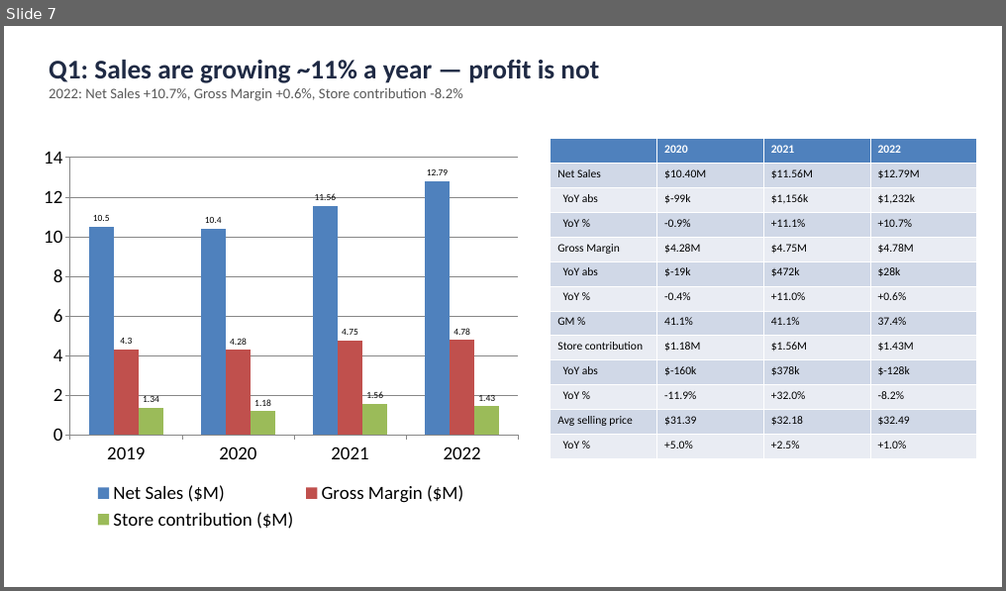
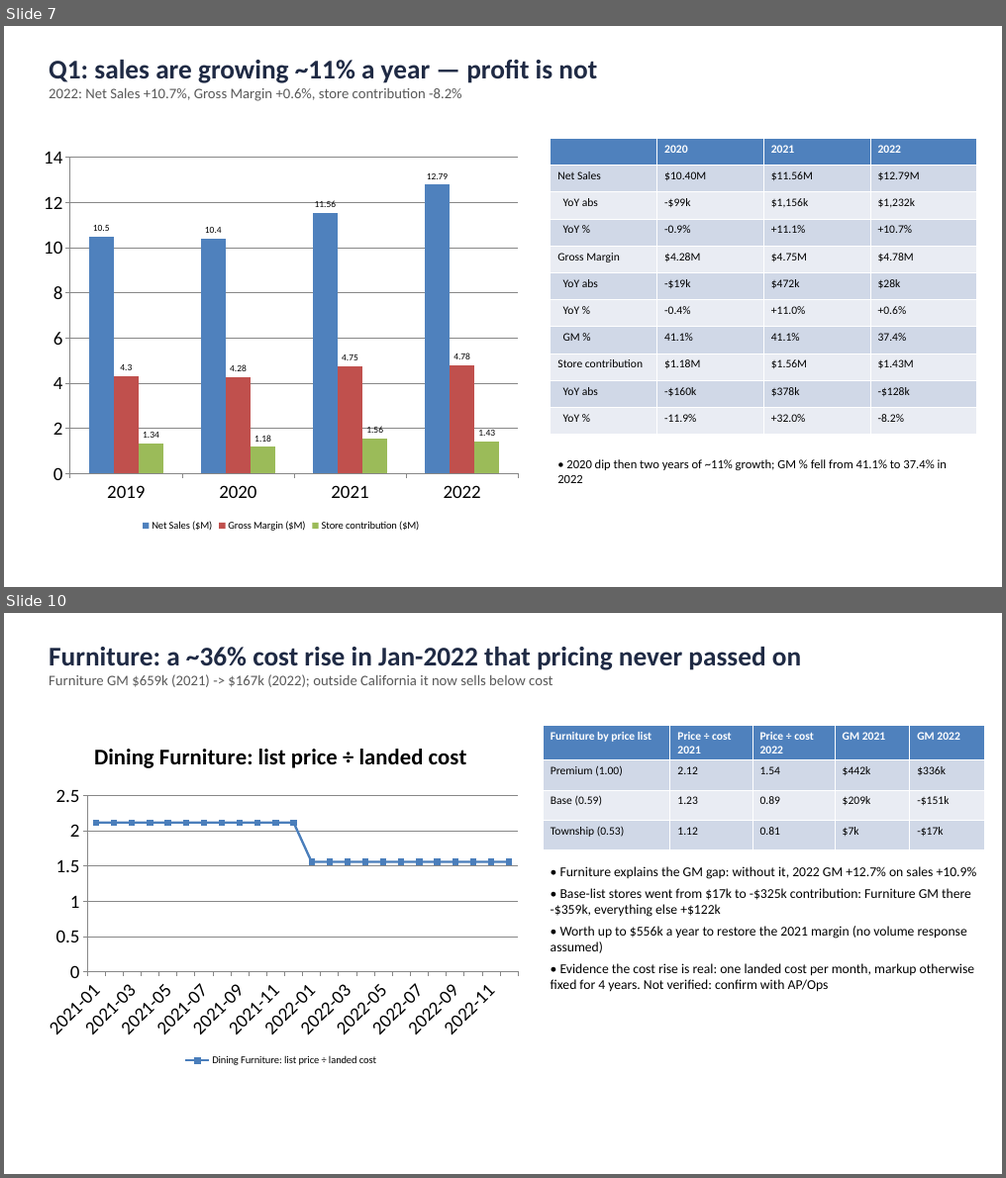
Before and after one commit to GaetyCodes/dbt-test-assignment, a slide deck: deliverables/ceo_sales_review.pptx. Shown one above the other, each under a label of ours: slide 7 before the commit, slides 7 and 10 after it; the slides between them are not shown. The pictures are 1006x591 and 1006x1178 pixels, drawn with LibreOffice and Linux fonts; fonts in the diff are those of the drawing. Boxes give left, top, right and bottom in pixels: in the first picture for what was removed or moved away, otherwise in the second. Text is boxed around its words. In the diff, an @@ line names an element or a change of style, - is before the commit and + after.

```diff
--- a/deliverables/ceo_sales_review.pptx
+++ b/deliverables/ceo_sales_review.pptx
@@ slide 10 added at [4,613,1002,1174], background #FFFFFF @@
@@ text added at [49,647,801,687], 14 pt, text #595959 @@
+Furniture: a ~36% cost rise in Jan-2022 that pricing never passed on
+Furniture GM $659k (2021) -> $167k (2022); outside California it now sells below cost
@@ line chart added at [34,725,528,1069] @@
+title "Dining Furniture: list price ÷ landed cost"
+categories: 2021-01, 2021-02, 2021-03, 2021-04, 2021-05, 2021-06, 2021-07, 2021-08, 2021-09, 2021-10, 2021-11, 2021-12, 2022-01, 2022-02, 2022-03, 2022-04, 2022-05, 2022-06, 2022-07, 2022-08, 2022-09, 2022-10, 2022-11, 2022-12
+Dining Furniture: list price ÷ landed cost: 2.12, 2.12, 2.12, 2.12, 2.12, 2.12, 2.12, 2.12, 2.12, 2.12, 2.12, 2.12, 1.56, 1.56, 1.56, 1.56, 1.56, 1.56, 1.56, 1.56, 1.56, 1.56, 1.56, 1.56
@@ table added at [543,725,985,845], 4 rows, 5 columns @@
+Furniture by price list | Price ÷ cost 2021 | Price ÷ cost 2022 | GM 2021 | GM 2022
+Premium (1.00) | 2.12 | 1.54 | $442k | $336k
+Base (0.59) | 1.23 | 0.89 | $209k | -$151k
+Township (0.53) | 1.12 | 0.81 | $7k | -$17k
@@ text added at [550,866,977,992], 13 pt, text #000000 @@
+• Furniture explains the GM gap: without it, 2022 GM +12.7% on sales +10.9%
+• Base-list stores went from $17k to -$325k contribution: Furniture GM there -$359k, everything else +$122k
+• Worth up to $556k a year to restore the 2021 margin (no volume response assumed)
+• Evidence the cost rise is real: one landed cost per month, markup otherwise fixed for 4 years. Not verified: confirm with AP/Ops
@@ slide 7 changed as well @@
@@ text at [49,60,597,101]: text changed @@
-Q1: Sales are growing ~11% a year — profit is not
-2022: Net Sales +10.7%, Gross Margin +0.6%, Store contribution -8.2%
+Q1: sales are growing ~11% a year — profit is not
+2022: Net Sales +10.7%, Gross Margin +0.6%, store contribution -8.2%
@@ column chart at [34,138,528,535] @@
@@ legend changed @@
@@ table at [550,138,979,435] @@
-row 3, column 2: $-99k
+row 3, column 2: -$99k
-row 6, column 2: $-19k
+row 6, column 2: -$19k
-row 10, column 2: $-160k
+row 10, column 2: -$160k
-row 10, column 4: $-128k
+row 10, column 4: -$128k
-row 12: Avg selling price | $31.39 | $32.18 | $32.49
-row 13: YoY % | +5.0% | +2.5% | +1.0%
@@ text added at [557,460,946,483], 12 pt, text #000000 @@
+• 2020 dip then two years of ~11% growth; GM % fell from 41.1% to 37.4% in 2022
```
Also in this commit, not shown: 7 other slides changed, 3 other slides added, 4 slides removed, 2 other files.
